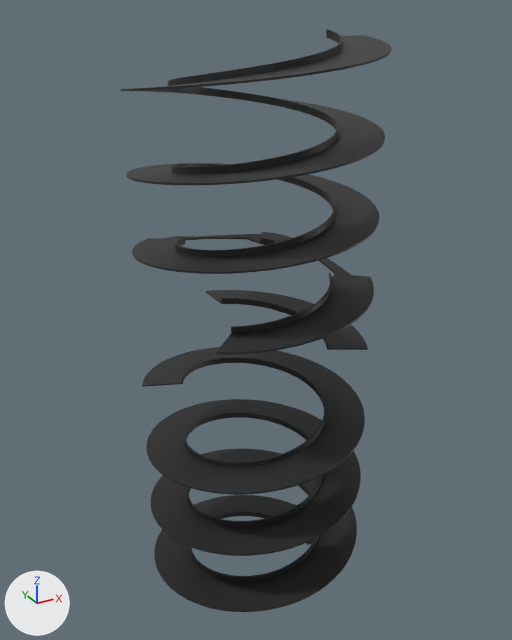
Two versions of the FBX model RMIT_CPS/Assets/3D_Assets/Museum/Museum_Ramp_Main.fbx, one commit apart.
Both versions are drawn from a 50 mm lens placed at (-54.1, -98.8, 103.9), pointed at (1.0, 1.2, 53.9). Every picture has the same lights, and +X, +Y and +Z are marked at lower left. Where no turn or scale is listed for an object, it has been applied to the vertices.

The first picture shows 'Museum_Ramp_Main_2'.
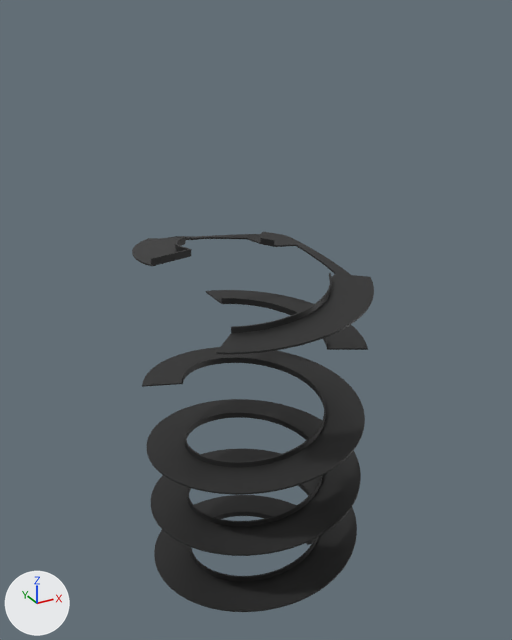
Location of each change, [x1, y1, x2, y2] in pixels of the pictures (512 x 640 px):
'Museum_Ramp_Main_2', reshaped (11% narrower, 35% shorter): before [120, 29, 391, 612]; after [132, 232, 374, 612]
part 1 of me_museum_ramp_main_2_mesh_001, cut back: before [120, 29, 391, 274]; after [145, 248, 191, 266]

The change, as a list of edits to the scene's bpy script:
```text
Change me_museum_ramp_main_2_mesh_001:
    used by ob_museum_ramp_main_2; location = (0.0, 0.0, 0.0)
    remove me_museum_ramp_main_2_mesh_001.from_pydata(...)  # 2714 vertices, 2708 faces; spans x -20.0..20.0, y -20.0..20.0, z -0.3..101.0
    add me_museum_ramp_main_2_mesh_001.from_pydata(...)  # 1768 vertices, 1762 faces; spans x -20.0..20.0, y -20.0..20.0, z -0.3..70.1
    me_museum_ramp_main_2_mesh_001 part 1: 2 vertices moved from x -19.6..-12.5, y -3.9..-2.5, z 68.8..70.1 to x -19.6..-12.5, y -4.1..-2.7, z 68.9..70.1; 949 vertices removed from x -20.0..20.0, y -20.0..20.0, z 68.9..101.0; 3 vertices added at x -19.6..-12.5, y -4.2..-2.7, z 69.0..70.1
```
